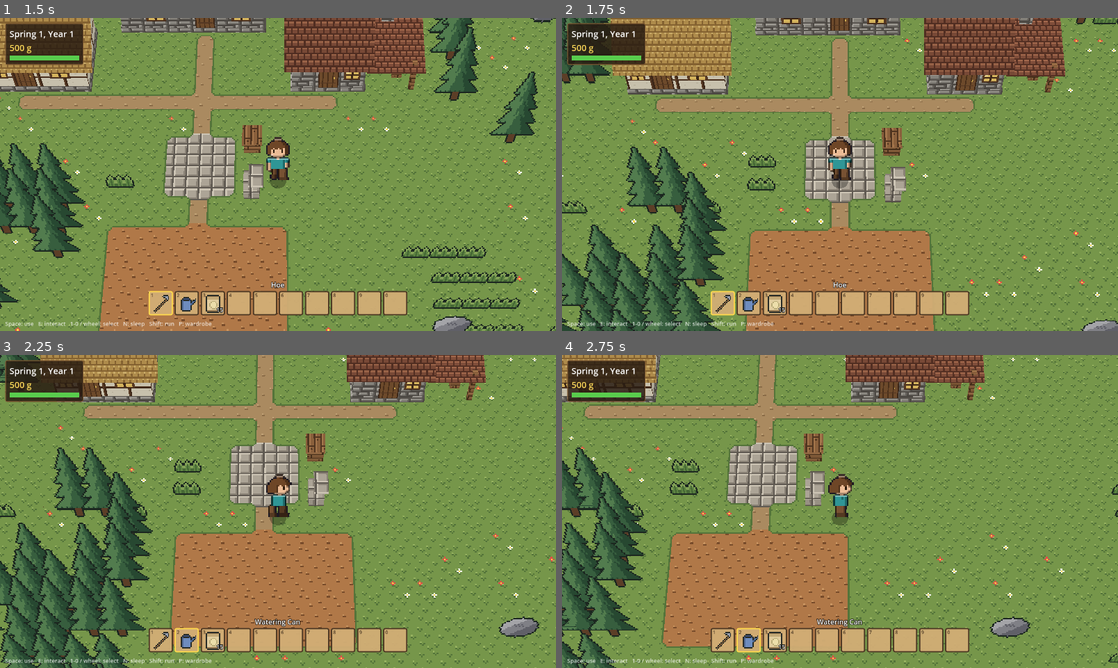
Above: before the commit, frames 1-4 (two rows, left to right).
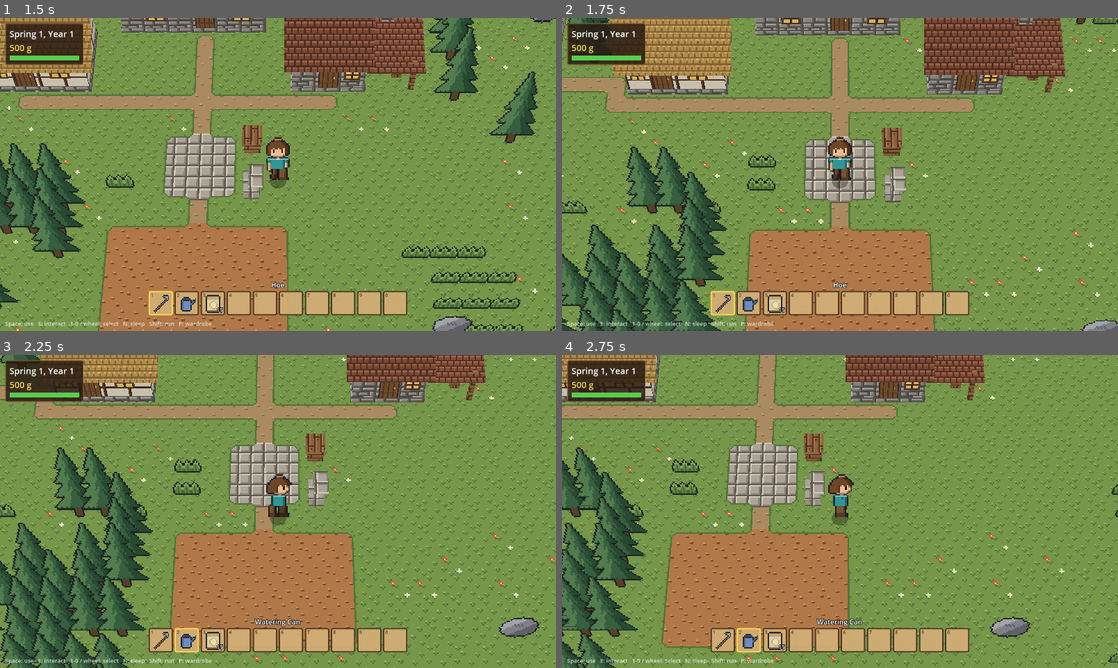
Above: after the commit, the same moments.

Repository: grimechristopher/procedural-game
Game: Godot game, scene res://scenes/main.tscn
Two runs of this game, one before a commit and one after it. Both use one fixed random seed, a clock stepped at 60 frames per second and the inputs below.
Inputs (mouse positions are in pixels of both pictures, inside the frame that each line leads up to):
- Up to frame 1 (1.5 s): tap Enter (ui_accept) at 0.5, 0.77 s; move the mouse to (400, 158) at 0.52 s; hold D (move_right) 0.53-1.28 s; hold R (regenerate) 0.53-1.28 s; click (400, 158) at 0.67 s; tap Shift (run) at 0.8, 1.35 s; move the mouse to (166, 190) at 1.27 s; hold S (move_down) from 1.28 s (still down)
- Up to frame 2 (1.75 s): keep holding S (move_down); tap Enter (ui_accept) at 1.52 s; tap R (regenerate) at 1.55 s
- Up to frame 3 (2.25 s): move the mouse to (333, 442) at 2.02 s; release S (move_down) at 2.03 s; hold D (move_right) from 2.03 s (still down); hold Mouse wheel down (hotbar_next) from 2.03 s (still down)
- Up to frame 4 (2.75 s): keep holding D (move_right); keep holding Mouse wheel down (hotbar_next); tap Shift (run) at 2.3 s

Frame 1 is identical in both runs. In frame 2, 1.6% of the frame differs, in the area x 0-18%, y 0-32%; in frame 3, 0.6%; in frame 4, 0.2%.

Commit message:
Slope diagonals only on 45-degree runs; level boxed-in knobs
Shallow (2:1) sloped edges were cut at every corner, zigzagging square
slopes with diagonal facets; now only 45-degree runs are cut and shallower
edges stay stepped. Diagonal cuts left behind by later terrain changes are
squared off. Levelling brings a pocket to the nearest reachable flat height
however far, so small knobs walled in on every side join up.

Co-Authored-By: Claude Opus 5.5 <noreply@anthropic.com>
Claude-Session: https://claude.ai/code/session_01QBAyNdiLYtBbpQzeaWaTYf

Diff:
--- a/scripts/world.gd
+++ b/scripts/world.gd
@@ -256,6 +256,7 @@
 	_place_scenery(terrain, heights, reserved)
 	_smooth_fins(heights, reserved)
 	_connect_everything(heights, reserved)
+	_check_wedges(heights)
 	_bury_covered_blocks()
 	height_map = heights
 	_edges = TerrainMesh.build(self, heights, terrain)
@@ -590,9 +591,19 @@
 			continue
 		if sloped:
 			# Sloped cliffs: only a diagonal between two slopes a block high
-			# (the slope then runs on along the diagonal, see TerrainMesh).
+			# (the slope then runs on along the diagonal, see TerrainMesh),
+			# and only on a 45-degree run of them: a shallower edge stays
+			# stepped, its corners wrapped round, as HGSS draws it.
 			var bits := (1 << ORTHOGONAL.find(a)) | (1 << ORTHOGONAL.find(b))
 			if sloped & bits != bits or h - low != 2:
+				continue
+			var run := false
+			for along: Vector2i in [Vector2i(d.x, -d.y), Vector2i(-d.x, d.y)]:
+				var n := cell + along
+				if _height_at(heights, n) == h and _height_at(heights, n + a) == low \
+						and _height_at(heights, n + b) == low:
+					run = true
+			if not run:
 				continue
 		# Level plateau behind (or, within a slope's staircase, plateau or
 		# more slope rising behind it).
@@ -601,6 +612,26 @@
 		if behind.all(func(hb: int) -> bool: return hb == h or (within and hb > h)):
 			_wedge_column(cell, low, h, -d)
 			return
+
+
+## Squares off diagonal cuts that no longer sit on a corner (the ground
+## round them changed after they were cut: a corridor, a levelled pocket).
+func _check_wedges(heights: PackedInt32Array) -> void:
+	for z in map_size.y:
+		for x in map_size.x:
+			var cell := Vector2i(x, z)
+			var h := heights[z * map_size.x + x]
+			if h < 1:
+				continue
+			var layer := (h - 1) / 2
+			if not _is_wedge(get_cell_item(Vector3i(x, layer, z))):
+				continue
+			var s := _corner_dir(cell, layer)
+			var low_a := _height_at(heights, cell - Vector2i(s.x, 0))
+			var low_b := _height_at(heights, cell - Vector2i(0, s.y))
+			var corner := _height_at(heights, cell - s)
+			if low_a < 0 or low_a >= h or low_b != low_a or corner < 0 or corner > low_a:
+				_unshape(cell, heights)
 
 
 ## Swaps the blocks of a column between heights low and high (in steps)
@@ -877,18 +908,20 @@
 ## old heights.
 func _level_pocket(cells: Array, reached: PackedByteArray, surface: Array, heights: PackedInt32Array,
 		reserved: Dictionary) -> bool:
+	# The reachable flat ground beside it nearest its own height (however
+	# far, so a small knob between tall walls comes down too).
 	var target := -99
+	var gap := 99
 	for c in cells:
 		for d in ORTHOGONAL:
 			var r: Vector2i = c + d
 			var hr := _height_at(heights, r)
 			var ri := r.y * map_size.x + r.x
+			var g := absi(hr - _height_at(heights, c))
 			if hr >= 0 and reached[ri] and _rise(surface[ri].get("tile", -1)) == 0.0 and not surface[ri].is_empty() \
-					and absi(hr - _height_at(heights, c)) <= 2 and hr != _height_at(heights, c):
+					and g > 0 and g < gap:
 				target = hr
-				break
-		if target != -99:
-			break
+				gap = g
 	if target == -99:
 		# Nothing reachable and flat beside it (it's boxed in by slopes):
 		# level it with the most common height around it instead.
@@ -906,7 +939,7 @@
 		return false
 	for c in cells:
 		var h := _height_at(heights, c)
-		if h == target or absi(h - target) > 2 or reserved.has(c):
+		if h == target or reserved.has(c):
 			continue
 		for layer in range(0, TOP_LAYER + 1):
 			set_cell_item(Vector3i(c.x, layer, c.y), INVALID_CELL_ITEM)
Not shown, changed: documentation/terrain/README.md
